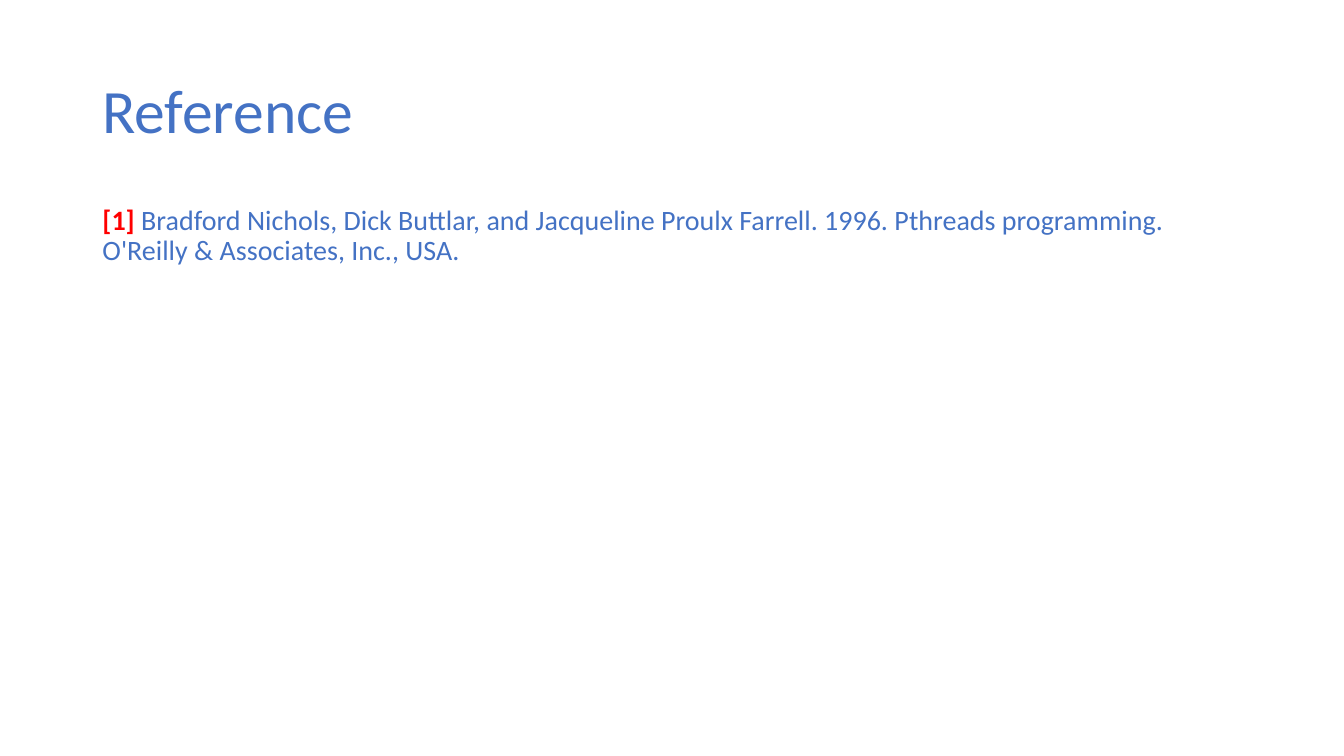
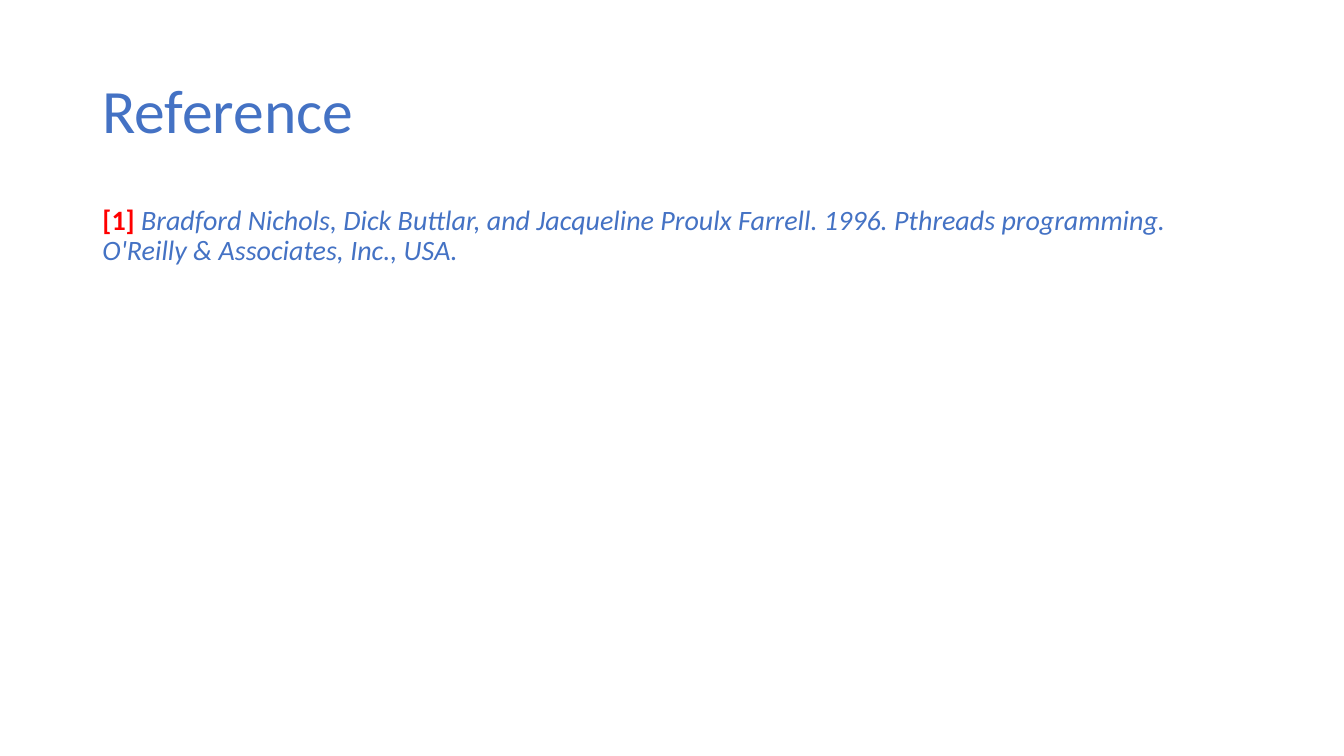
Before and after one commit to ekkapotc/PC, a slide deck: slide 41 of Slides/Lecture 5.pptx. Drawn at 1344x756 pixels with LibreOffice and Linux fonts; fonts in the diff are those of the drawing. Boxes give left, top, right and bottom in pixels: in the first picture for what was removed or moved away, otherwise in the second. Text is boxed around its words. In the diff, an @@ line names an element or a change of style, - is before the commit and + after.

```diff
--- a/Slides/Lecture 5.pptx
+++ b/Slides/Lecture 5.pptx
@@ text "[1] Bradford Nichols, Dick Buttlar, ..." at [102,209,1165,265]: italic on @@
```
Also in this commit, not shown: 17 other slides changed, 3 other files.
